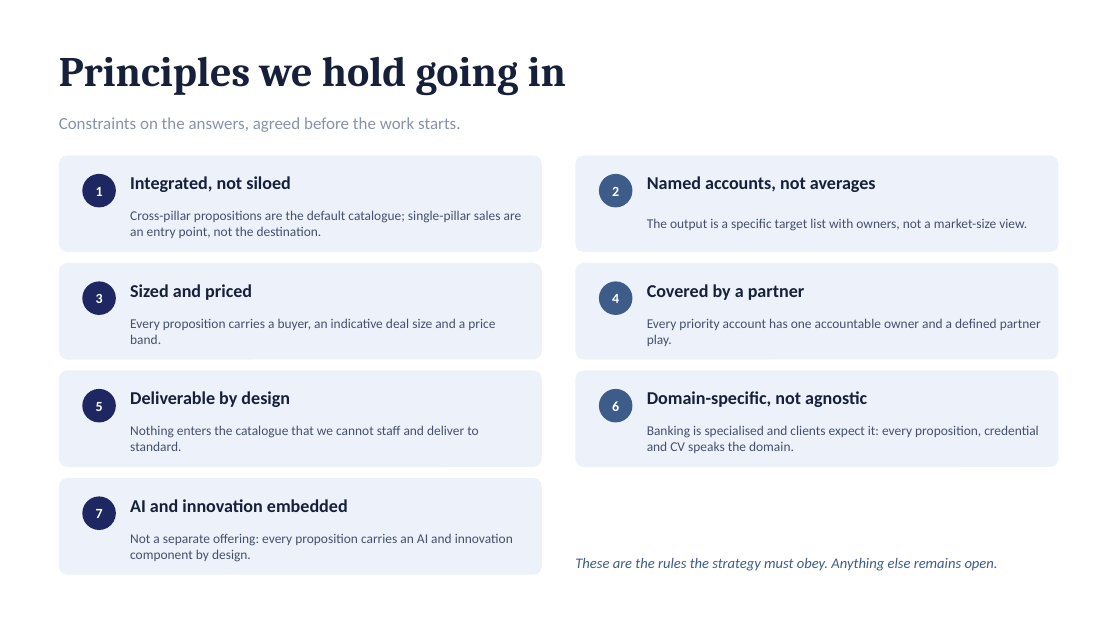
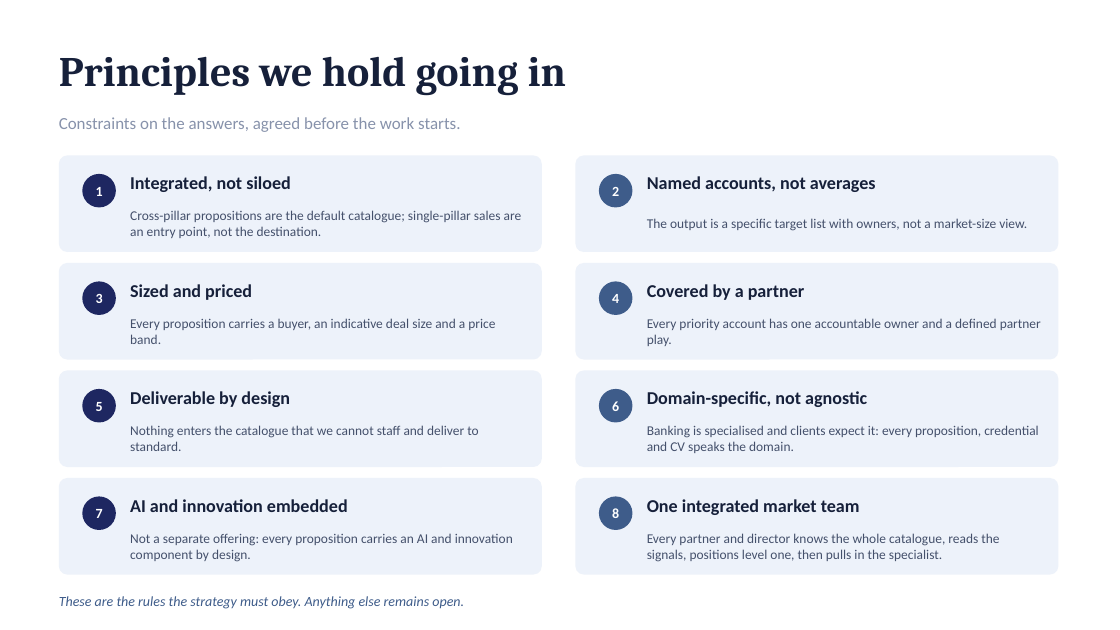
Before and after one commit to dhajjar-cyber/bae, a slide deck: slide 5 of FSI strategy/EAIND-FSI-Strategy-Development-Plan.pptx. Drawn at 1120x630 pixels with LibreOffice and Linux fonts; fonts in the diff are those of the drawing. Boxes give left, top, right and bottom in pixels: in the first picture for what was removed or moved away, otherwise in the second. Text is boxed around its words. In the diff, an @@ line names an element or a change of style, - is before the commit and + after.

```diff
--- a/FSI strategy/EAIND-FSI-Strategy-Development-Plan.pptx
+++ b/FSI strategy/EAIND-FSI-Strategy-Development-Plan.pptx
@@ rounded rectangle added at <box>576,478,1059,575</box>, fill #EDF2FA @@
@@ ellipse added at <box>599,497,633,530</box>, fill #3E5C8A @@
@@ text added at <box>612,508,619,518</box>, 12 pt, text #FFFFFF, bold @@
+8
@@ text added at <box>647,499,860,515</box>, 15.5 pt, text #16203A, bold @@
+One integrated market team
@@ text added at <box>647,533,999,562</box>, 11.5 pt, text #44506B @@
+Every partner and director knows the whole catalogue, reads the signals, positions level one, then pulls in the specialist.
@@ text "These are the rules the ...": place and size @@
-text "These are the rules the ..." at <box>575,558,998,571</box>
+text "These are the rules the ..." at <box>59,596,464,609</box>
@@ text "These are the rules the ..." at <box>59,596,464,609</box>: size 12.5 to 12 pt @@
```
Also in this commit, not shown: 2 other files.
